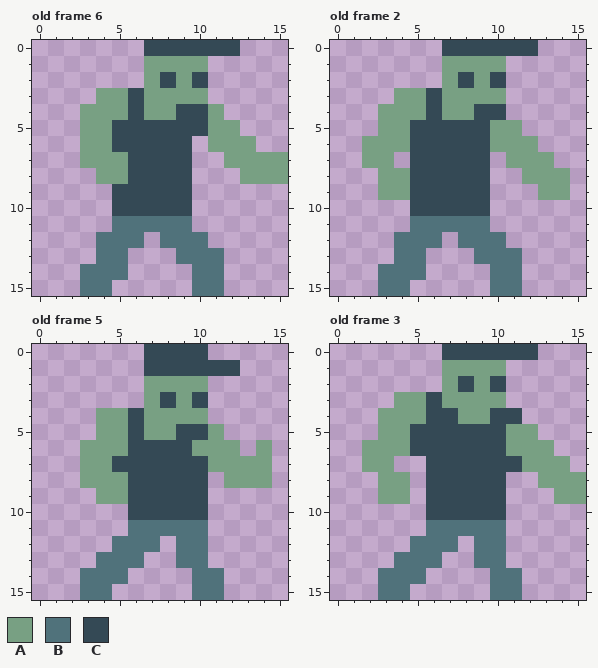
Pixel-art file, stored at assets/sprites/player/true.ase. The first picture shows the starting point.
16x16 pixels, 27 frames. Shown: old frame 6, old frame 2, old frame 5, old frame 3. The commit also changed other frames, which this record leaves out.
Palette (. is transparent): A #78a083  B #50727b  C #344955
After the commit:
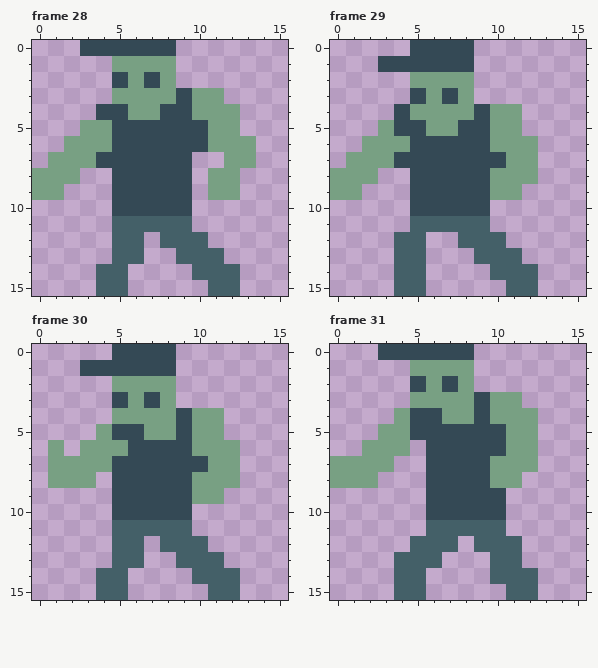
A new or re-ordered frame is compared with the old frame closest to it.
Edits made:
frames 27 -> 33
colour B: #50727b -> #446068
Frame 28 is new; against old frame 6:
y 0: x 3..6 .... -> CCCC; x 9..12 CCCC -> ....
y 1: x 5..6 .. -> AA; x 9..10 AA -> ..
y 2: x 5..10 ..ACAC -> CACA..
y 3: x 4 A -> .; x 6 C -> A; x 9 A -> C; x 11 . -> A
y 4: x 3..6 AAAC -> .CCA; x 8 A -> C; x 10 C -> A; x 12 . -> A
y 6: x 2 . -> A; x 10 . -> C
y 7: x 1..2 .. -> AA; x 4..5 AA -> CC; x 14..15 AA -> ..
y 8: x 0..2 ... -> AAA; x 4..5 AA -> .C; x 11..15 ..AAA -> AA...
y 9: x 0..1 .. -> AA; x 11..12 .. -> AA
y 12: x 4 B -> .
y 13: x 4 B -> .; x 6 . -> B
y 14: x 3 B -> .; x 12 . -> B
y 15: x 3 B -> .; x 5 . -> B; x 10 B -> .; x 12 . -> B
Frame 29 is new; against old frame 2:
y 0: x 5..6 .. -> CC; x 9..12 CCCC -> ....
y 1: x 3..10 ....AAAA -> CCCCCC..
y 2: x 5..6 .. -> AA; x 8..10 CAC -> A..
y 3: x 4..7 AACA -> .CAC; x 9..10 AA -> ..
y 4: x 3..4 AA -> .C; x 6 C -> A; x 10..11 C. -> AA
y 5: x 4 A -> C; x 6..7 CC -> AA
y 7: x 1 . -> A; x 4 . -> C; x 10 . -> C; x 13 A -> .
y 8: x 0..4 ...AA -> AAA..; x 10..11 .. -> AA; x 13..14 AA -> ..
y 9: x 0..1 .. -> AA; x 3..4 AA -> ..; x 10..11 .. -> AA; x 13..14 AA -> ..
y 12: x 6 B -> .
y 14: x 3 B -> .; x 12 . -> B
y 15: x 3 B -> .; x 5 . -> B; x 10 B -> .; x 12 . -> B
Frame 30 is new; against old frame 5:
y 0: x 5..6 .. -> CC; x 9..10 CC -> ..
y 1: x 3..6 .... -> CCCC; x 9..12 CCCC -> ....
y 2: x 5..6 .. -> AA; x 9..10 AA -> ..
y 3: x 5..10 ..ACAC -> CACA..
y 4: x 4 A -> .; x 6 C -> A; x 9 A -> C; x 11 . -> A
y 5: x 5 A -> C; x 10 C -> A
y 6: x 1 . -> A; x 14 A -> .
y 7: x 1..2 .. -> AA; x 13..14 AA -> ..
y 8: x 1..2 .. -> AA; x 4..5 AA -> .C; x 10..11 C. -> AA; x 13..14 AA -> ..
y 9: x 4..5 AA -> .C; x 10..11 C. -> AA
y 10: x 5 . -> C; x 10 C -> .
y 11: x 5 . -> B; x 10 B -> .
y 12: x 7..8 B. -> .B
y 13: x 4 B -> .; x 11 . -> B
y 14: x 3 B -> .; x 12 . -> B
y 15: x 3 B -> .; x 5 . -> B; x 10 B -> .; x 12 . -> B
Frame 31 is new; against old frame 3:
y 0: x 3..6 .... -> CCCC; x 9..12 CCCC -> ....
y 1: x 5..6 .. -> AA; x 9..10 AA -> ..
y 2: x 5..10 ..ACAC -> CACA..
y 3: x 4 A -> .; x 6 C -> A; x 9 A -> C; x 11 . -> A
y 4: x 3 A -> .; x 5 A -> C; x 7 C -> A; x 9..12 ACC. -> CAAA
y 6: x 5 C -> .; x 13 A -> .
y 7: x 0..1 .. -> AA; x 10..11 CC -> AA; x 13..14 AA -> ..
y 8: x 0..4 ...AA -> AAA..; x 10..11 C. -> AA; x 13..15 AAA -> ...
y 9: x 3..4 AA -> ..; x 14..15 AA -> ..
y 12: x 11 . -> B
y 13: x 9 B -> .; x 11 . -> B
y 14: x 3 B -> .; x 12 . -> B
y 15: x 3 B -> .; x 5 . -> B; x 10 B -> .; x 12 . -> B
Pixel boxes of the changes (left, top, right, bottom) in both pictures:
changed: (32, 40, 288, 296)
changed: (330, 40, 570, 296)
changed: (48, 344, 272, 600)
changed: (330, 344, 586, 600)
